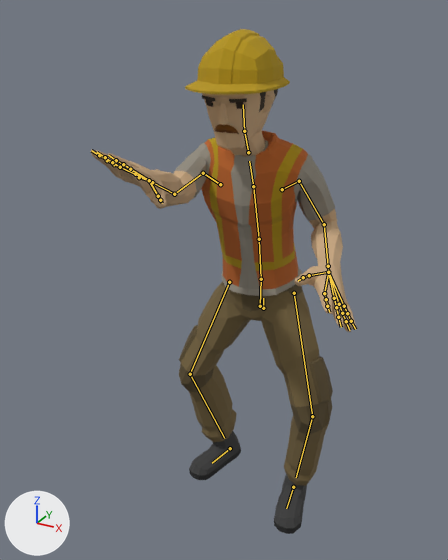
One commit to the glTF model app/src/main/assets/characters/Worker.gltf: the scene before it, then after it.
Before and after are seen from a camera (50 mm lens) standing at (0.872, -1.932, 1.803) and looking at (0.012, -0.368, 1.021). The axes (+X, +Y, +Z) are drawn at lower left. The lights are the same throughout. The picture after the commit comes second. Both versions are drawn at frame 576 of the action 'Putt_Stand'; the numbers are the values there. The bones that change, and the others that lie on the model, are drawn over the model as lines.

In view in the first picture: 'Worker_Body', 'Worker_Feet', 'Worker_Head', 'Worker_Legs'.
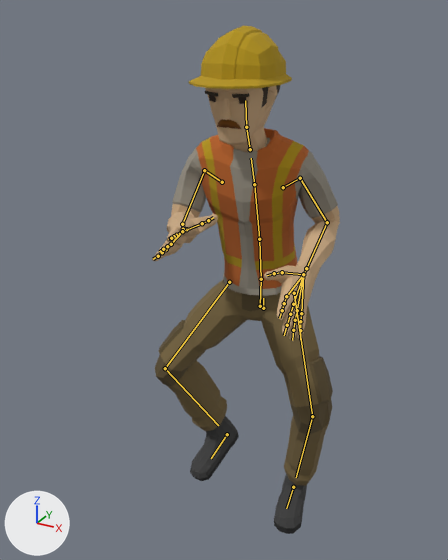
What the commit changed:
Bone 'Abdomen' (bone_abdomen) turns from (5, 1, 0) to (4, 1, 0) degrees about its own x, y and z.
Bone 'Torso' (bone_torso) turns from (7, 2, 0) to (6, 2, 0) degrees about its own x, y and z.
Bone 'Chest' (bone_chest) turns from (5, 1, 0) to (4, 1, 0) degrees about its own x, y and z.
Bone 'Head' (bone_head) turns from (-18, -4, 2) to (-16, -5, 2) degrees about its own x, y and z.
Bone 'UpperArm.L' (bone_upperarm_l) turns from (-67, -1, -1) to (-64, 0, 0) degrees about its own x, y and z.
Bone 'LowerArm.L' (bone_lowerarm_l) turns from (18, 16, -84) to (-2, -2, -88) degrees about its own x, y and z.
Bone 'UpperArm.R' (bone_upperarm_r) turns from (20, -16, 78) to (-46, 22, 49) degrees about its own x, y and z.
Bone 'LowerArm.R' (bone_lowerarm_r) turns from (33, 1, -3) to (23, -17, 74) degrees about its own x, y and z.
Bone 'Wrist.R' (bone_wrist_r) turns from (-2, 0, 1) to (2, 0, 2) degrees about its own x, y and z.
Bone 'UpperLeg.R' (bone_upperleg_r) turns from (-21, -1, -7) to (-31, -5, -16) degrees about its own x, y and z.
Bone 'LowerLeg.R' (bone_lowerleg_r) turns from (19, 5, -30) to (34, 14, -44) degrees about its own x, y and z.
Bone 'Foot.R' (bone_foot_r) moves from (-0.049, -0.082, 0.0) to (-0.053, -0.059, -0.089).
Bone 'Foot.R' (bone_foot_r) turns from (0, 0, 10) to (30, 0, 10) degrees about its own x, y and z.

Pixel boxes [x1, y1, x2, y2] of what changed, in the pictures (448 x 560 px):
'Worker_Body', posed (29% narrower, 6% taller): before [90, 131, 357, 332]; after [152, 128, 340, 342]
'Worker_Legs', posed (15% wider): before [179, 281, 333, 486]; after [155, 279, 333, 486]
'Worker_Head', posed: before [185, 29, 290, 157]; after [189, 26, 292, 152]
'Worker_Feet', posed (14% taller): before [189, 431, 307, 534]; after [190, 416, 307, 534]
bone 'Torso', root to tip: before (259, 239) to (253, 186); after (259, 239) to (254, 184)
bone 'Chest', root to tip: before (253, 186) to (249, 161); after (254, 184) to (251, 158)
bone 'Head', root to tip: before (244, 131) to (243, 104); after (246, 127) to (245, 100)
bone 'UpperArm.L', root to tip: before (299, 181) to (324, 224); after (300, 178) to (327, 222)
bone 'LowerArm.L', root to tip: before (324, 224) to (328, 266); after (327, 222) to (306, 268)
bone 'UpperArm.R', root to tip: before (203, 173) to (174, 194); after (204, 170) to (182, 224)
bone 'LowerArm.R', root to tip: before (174, 194) to (152, 182); after (182, 224) to (183, 230)
bone 'Wrist.R', root to tip: before (152, 182) to (149, 180); after (183, 230) to (182, 231)
bone 'UpperLeg.R', root to tip: before (229, 282) to (190, 374); after (229, 282) to (165, 368)
bone 'LowerLeg.R', root to tip: before (190, 374) to (224, 438); after (165, 368) to (218, 425)
bone 'Foot.R', root to tip: before (230, 448) to (212, 463); after (227, 434) to (211, 458)
